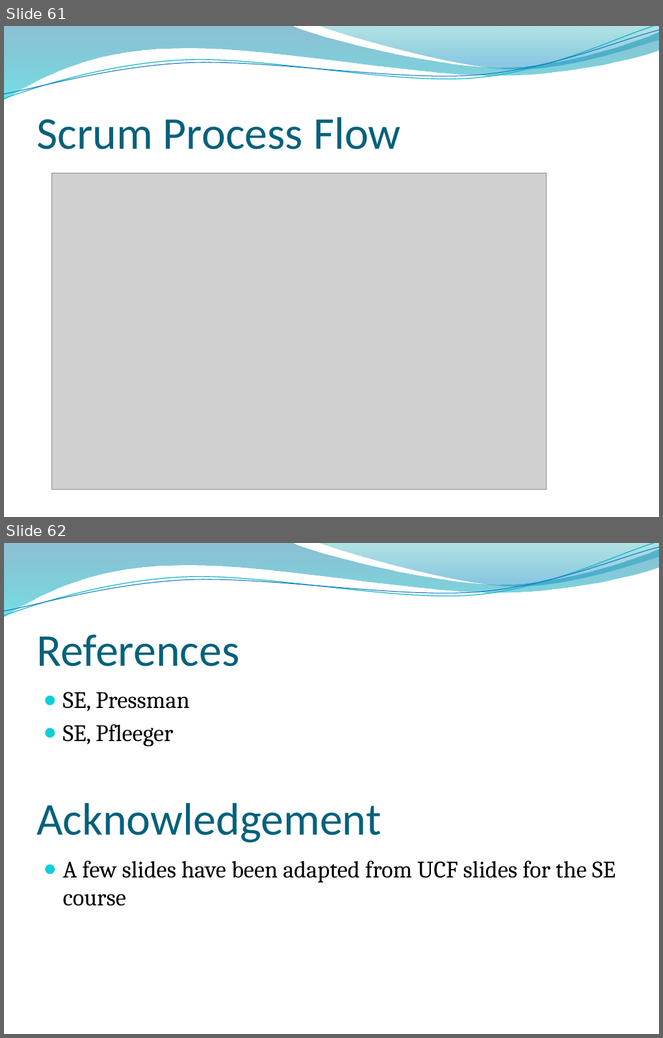
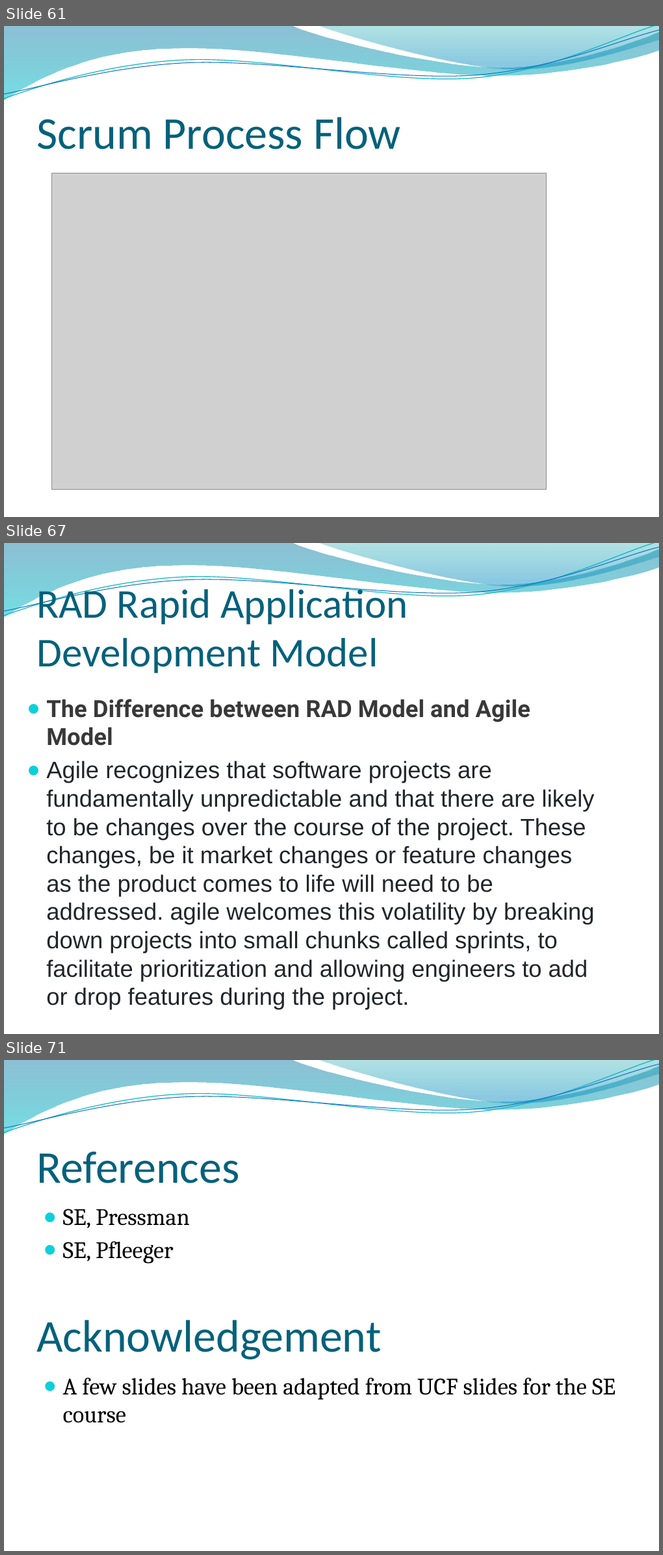
Before and after one commit to abdulsaboor938/Semester-4, a slide deck: Software Engineering/Slides/Lecture 3-4 Software Process Models 20200926 A.pptx. Shown one above the other, each under a label of ours: slides 61 and 62 before the commit, slides 61, 67 and 71 after it; the slides between them are not shown. The pictures are 663x1038 and 663x1555 pixels, drawn with LibreOffice and Linux fonts; fonts in the diff are those of the drawing; grey boxes stand for pictures; background and template pictures are left out. Boxes give left, top, right and bottom in pixels: in the first picture for what was removed or moved away, otherwise in the second. Text is boxed around its words. In the diff, an @@ line names an element or a change of style, - is before the commit and + after.

```diff
--- a/Software Engineering/Slides/Lecture 3-4 Software Process Models 20200926 A.pptx
+++ b/Software Engineering/Slides/Lecture 3-4 Software Process Models 20200926 A.pptx
@@ slide 67 added at [4,543,659,1034], background picture (left out); not listed: 4 template elements that a slide beside it also shows @@
@@ title added at [36,583,408,673], 45 pt, text #04617B @@
+RAD Rapid Application Development Model
@@ text added at [46,699,595,1010], 26 pt, text #212529 @@
+● The Difference between RAD Model and Agile Model
+● Agile recognizes that software projects are fundamentally unpredictable and that there are likely to be changes over the course of the project. These changes, be it market changes or feature changes as the product comes to life will need to be addressed. agile welcomes this volatility by breaking down projects into small chunks called sprints, to facilitate prioritization and allowing engineers to add or drop features during the project.
@@ what was slide 62 is now slide 71 @@
```
Also in this commit, not shown: 8 other slides added, 3 other files.
